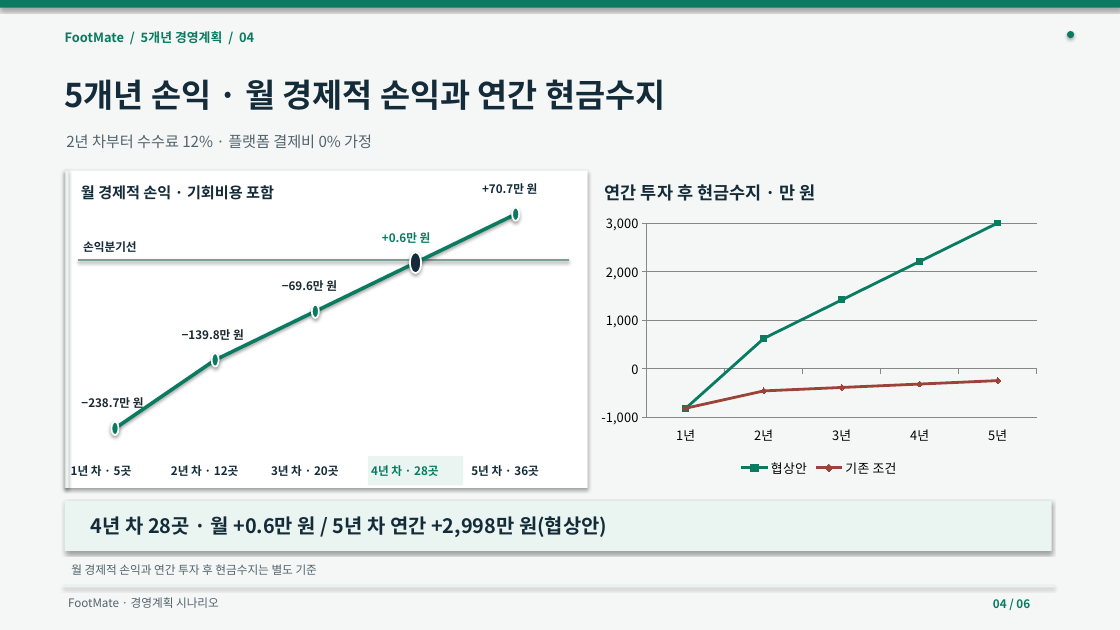
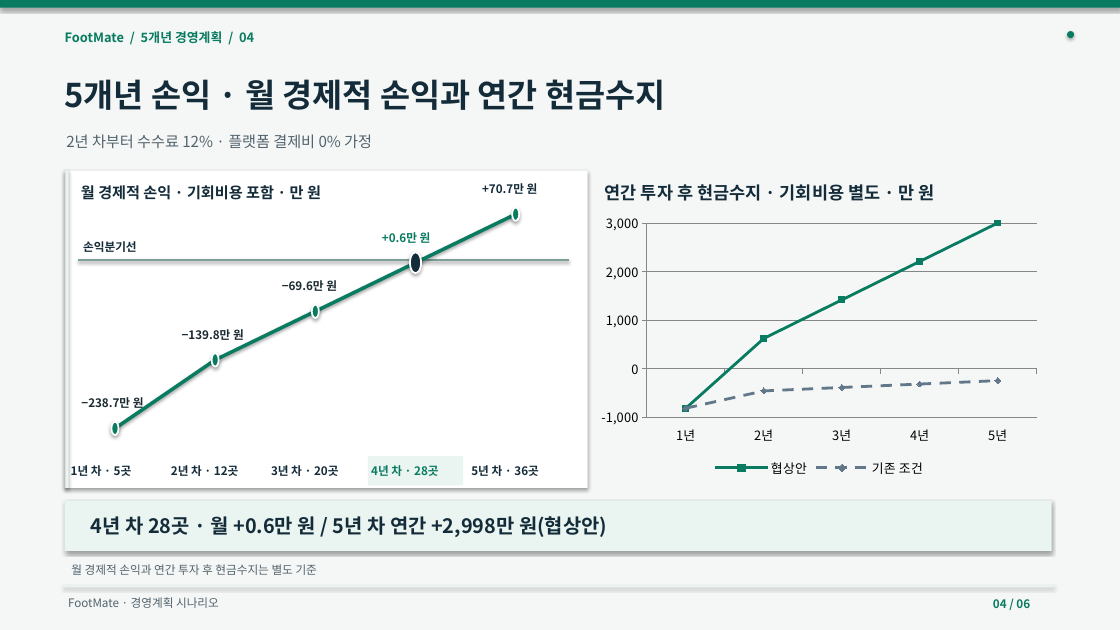
Before and after one commit to dohyunkimmm/footmate-case-study, a slide deck: slide 4 of src/case-study/downloads/footmate_5year_strategy.pptx. Drawn at 1120x630 pixels with LibreOffice and Linux fonts; fonts in the diff are those of the drawing. Boxes give left, top, right and bottom in pixels: in the first picture for what was removed or moved away, otherwise in the second. Text is boxed around its words. In the diff, an @@ line names an element or a change of style, - is before the commit and + after.

```diff
--- a/src/case-study/downloads/footmate_5year_strategy.pptx
+++ b/src/case-study/downloads/footmate_5year_strategy.pptx
@@ text at (x1=81, y1=183, x2=321, y2=203): text changed @@
-월 경제적 손익 · 기회비용 포함
+월 경제적 손익 · 기회비용 포함 · 만 원
@@ line chart at (x1=592, y1=208, x2=1046, y2=481) @@
@@ colour of 기존 조건 #9C4339 to #63778B @@
@@ text at (x1=605, y1=184, x2=935, y2=201): text changed @@
-연간 투자 후 현금수지 · 만 원
+연간 투자 후 현금수지 · 기회비용 별도 · 만 원
```
Also in this commit, not shown: 8 other files.
